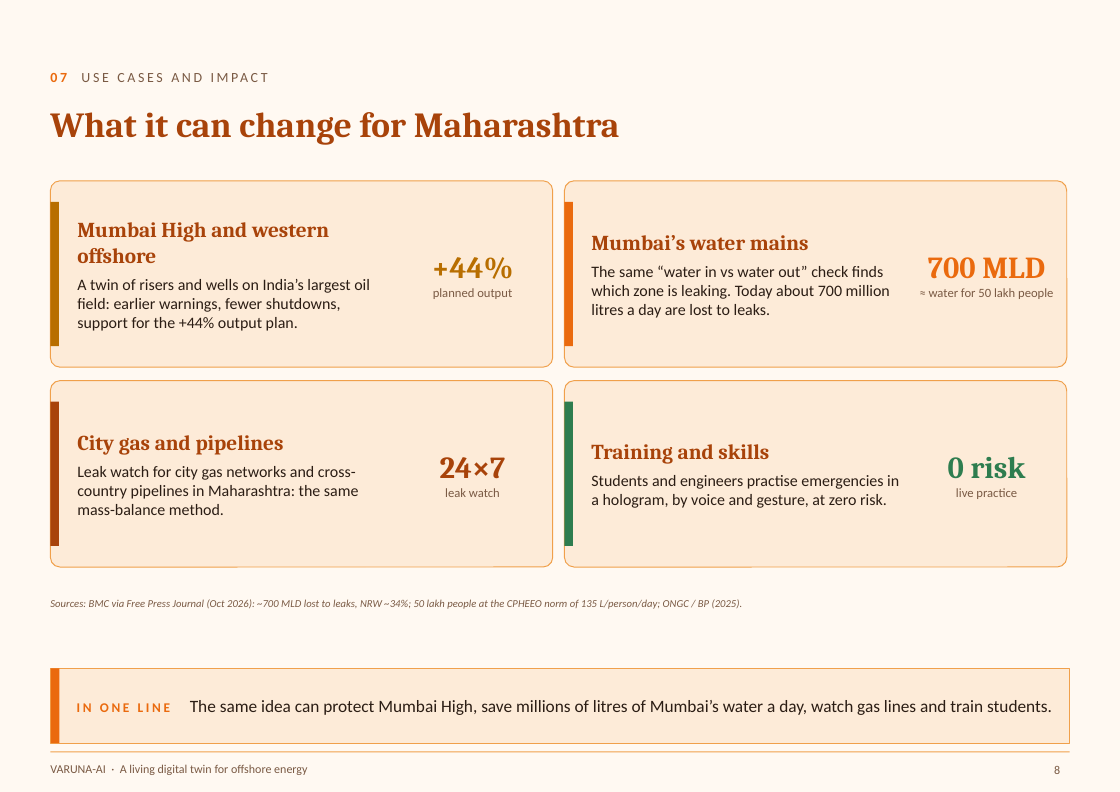
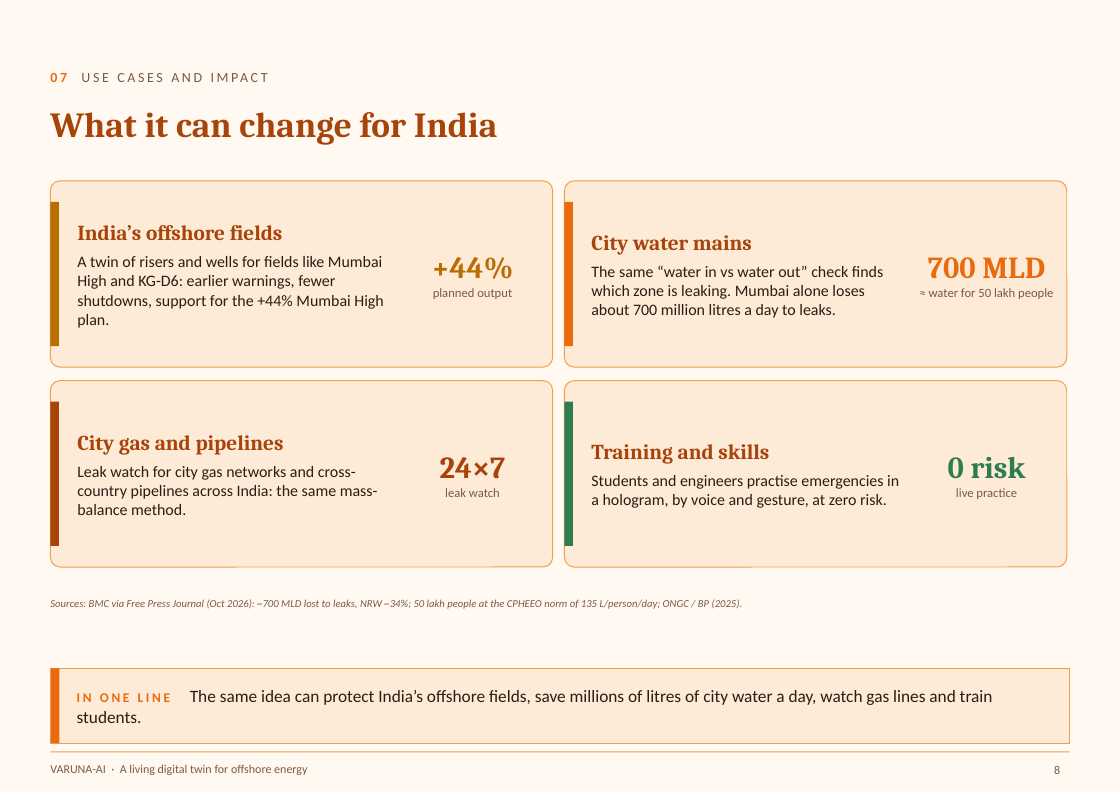
Before and after one commit to ChandanKarlekarV/Digital-Twin-, a slide deck: slide 8 of docs/presentation/VARUNA-AI_Governor_Deck_PRINT-A4.pptx. Drawn at 1120x792 pixels with LibreOffice and Linux fonts; fonts in the diff are those of the drawing. Boxes give left, top, right and bottom in pixels: in the first picture for what was removed or moved away, otherwise in the second. Text is boxed around its words. In the diff, an @@ line names an element or a change of style, - is before the commit and + after.

Commit message:
docs: impact slide and poster speak for India, not only Maharashtra

```diff
--- a/docs/presentation/VARUNA-AI_Governor_Deck_PRINT-A4.pptx
+++ b/docs/presentation/VARUNA-AI_Governor_Deck_PRINT-A4.pptx
@@ title at (50,112,497,145): text changed @@
-What it can change for Maharashtra
+What it can change for India
@@ text at (77,225,383,328): text changed @@
-Mumbai High and western offshore
-A twin of risers and wells on India’s largest oil field: earlier warnings, fewer shutdowns, support for the +44% output plan.
+India’s offshore fields
+A twin of risers and wells for fields like Mumbai High and KG-D6: earlier warnings, fewer shutdowns, support for the +44% Mumbai High plan.
@@ text at (591,235,883,318): text changed @@
-Mumbai’s water mains
-The same “water in vs water out” check finds which zone is leaking. Today about 700 million litres a day are lost to leaks.
+City water mains
+The same “water in vs water out” check finds which zone is leaking. Mumbai alone loses about 700 million litres a day to leaks.
@@ text at (77,466,378,515): text changed @@
-Leak watch for city gas networks and cross-country pipelines in Maharashtra: the same mass-balance method.
+Leak watch for city gas networks and cross-country pipelines across India: the same mass-balance method.
@@ text at (77,690,993,705): text changed @@
-IN ONE LINE The same idea can protect Mumbai High, save millions of litres of Mumbai’s water a day, watch gas lines and train students.
+IN ONE LINE The same idea can protect India’s offshore fields, save millions of litres of city water a day, watch gas lines and train students.
```
Also in this commit, not shown: 1 other slide changed, 10 other files.
